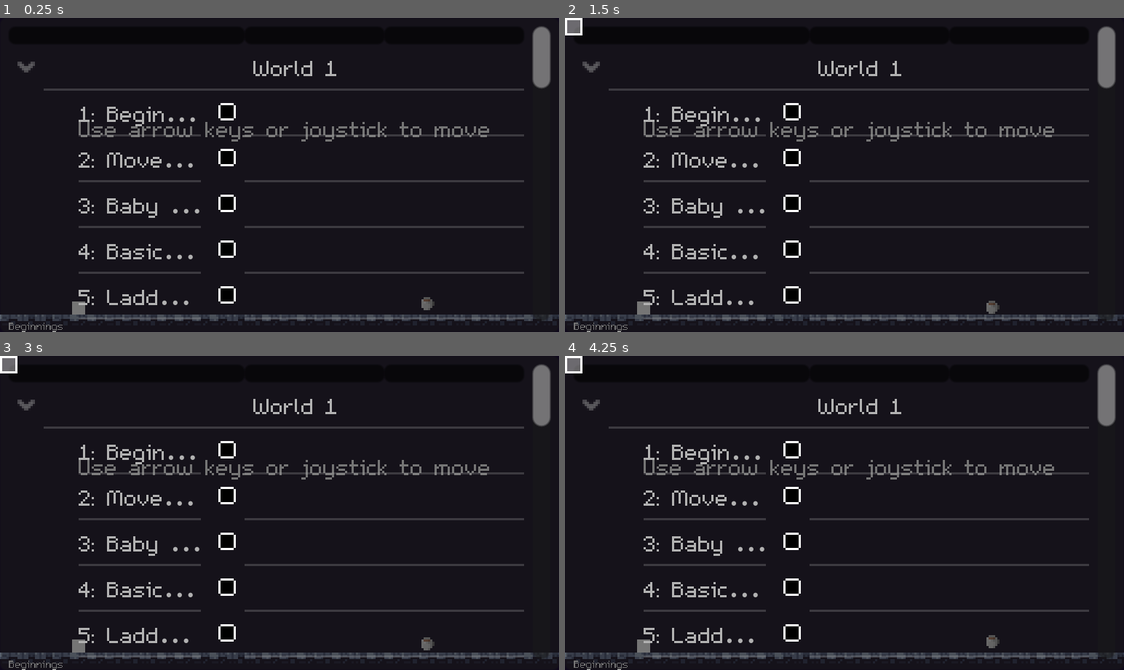
Above: before the commit, frames 1-4 (two rows, left to right).
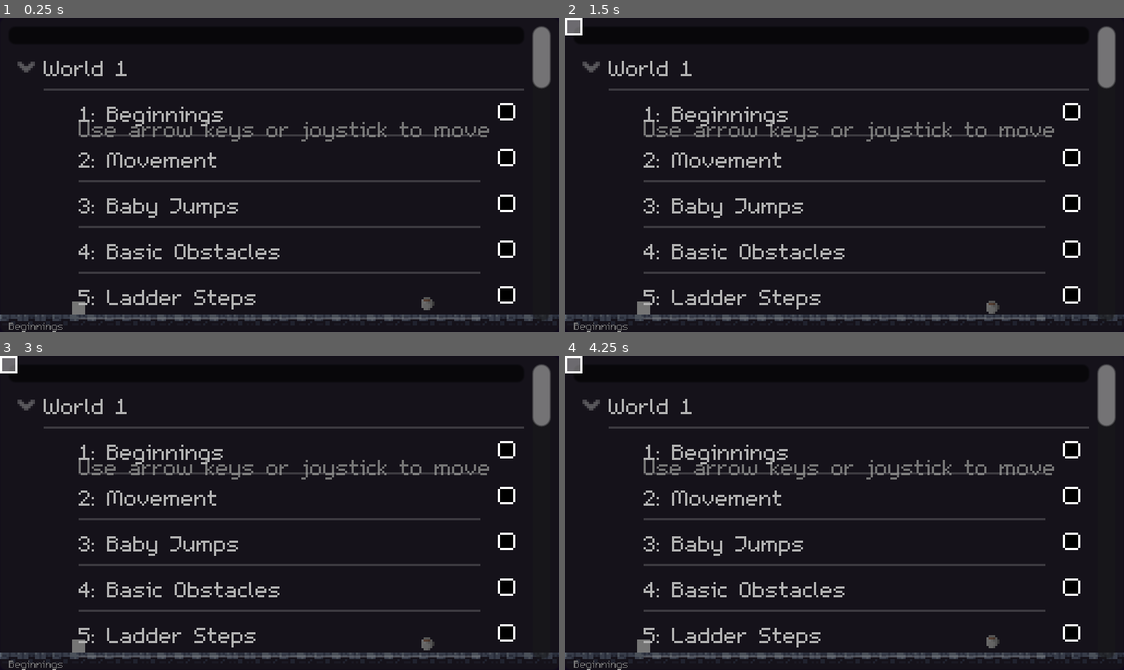
Above: after the commit, the same moments.

Repository: ReusableChopsticks/Platformer2024
Game: Godot game, scene res://scenes/levels/game_manager.tscn
The game is run twice, just before and just after one commit, with the same random seed, the same clock (stepped at 60 frames per second) and the same inputs. This scene is started directly instead of the project's main scene.
Inputs (mouse positions are in pixels of both pictures, inside the frame that each line leads up to):
- Up to frame 1 (0.25 s): no input
- Up to frame 2 (1.5 s): click (576, 27) at 0.5 s; click (576, 27) at 1.25 s
- Up to frame 3 (3 s): click (11, 365) at 2 s; click (11, 365) at 2.75 s
- Up to frame 4 (4.25 s): click (576, 365) at 3.5 s

The runs differ from the first frame. In frame 1, 3.6% of the frame differs, in the area x 7-94%, y 13-97%; in frame 2, 3.6%; in frame 3, 3.6%; in frame 4, 3.6%.

Commit message:
level select now works

Diff:
--- a/scenes/UI/level_select_screen.gd
+++ b/scenes/UI/level_select_screen.gd
@@ -11,12 +11,14 @@
 	var level_index := 0
 	var world_index := 0
 	var root: TreeItem = tree.create_item()
+	tree.hide_root = true
 
-	tree.hide_root = true
+	## A tree of worlds and levels
+	## Each level lead has a button with an id corresponding to level num
 	for world in level_manager.worlds:
 		world_index += 1
 		var world_leaf: TreeItem = tree.create_item(root)
-		world_leaf.set_text(world_index, "World %s" % str(world_index))
+		world_leaf.set_text(0, "World %s" % str(world_index))
 
 		for level in world:
 			level_index += 1
@@ -33,4 +35,14 @@
 
 
 func _on_tree_button_clicked(item, column, id, mouse_button_index):
-	print("%s %s" % [str(column), str(id)])
+	#print("%s %s" % [str(column), str(id)])
+	## Figure out what
+	var i = 0
+	var world_index = 0
+	while i + level_manager.worlds[world_index].size() < id:
+		i += level_manager.worlds[world_index].size()
+		world_index += 1
+
+	print("WORLD: %s     id: %s" % [str(world_index), str(id)])
+
+	level_manager.load_level(world_index, id - i)
--- a/scenes/UI/level_select_screen.tscn
+++ b/scenes/UI/level_select_screen.tscn
@@ -18,7 +18,6 @@
 
 [node name="Tree" type="Tree" parent="MarginContainer"]
 layout_mode = 2
-columns = 3
 column_titles_visible = true
 select_mode = 2
 
--- a/scenes/levels/manager/level_manager.gd
+++ b/scenes/levels/manager/level_manager.gd
@@ -34,12 +34,6 @@
 	if current_level:
 		current_level.queue_free()
 
-	## If last world's level completed, move on to the next world
-	if level_index >= worlds[world_index].size():
-		print("LAST LEVEL REACHED: MOVING TO NEXT WORLD")
-		world_index += 1
-		level_index = 0
-
 	if quit_if_empty():
 		get_tree().quit()
 		return
@@ -53,6 +47,13 @@
 func load_next_level():
 	level_index += 1
 	levels_completed_count += 1
+
+	## If last world's level completed, move on to the next world
+	if level_index >= worlds[world_index].size():
+		print("LAST LEVEL REACHED: MOVING TO NEXT WORLD")
+		world_index += 1
+		level_index = 0
+
 	load_current_level()
 
 func load_level(world_index: int, level_index: int):
